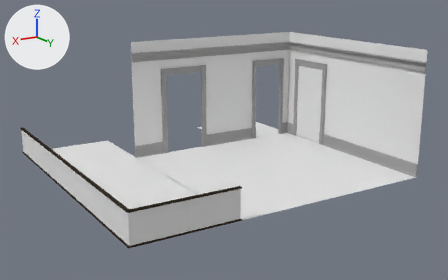
What one commit did to the Blender file Assets/models/floor_2/bedroom_n_w/bedroom02.blend.
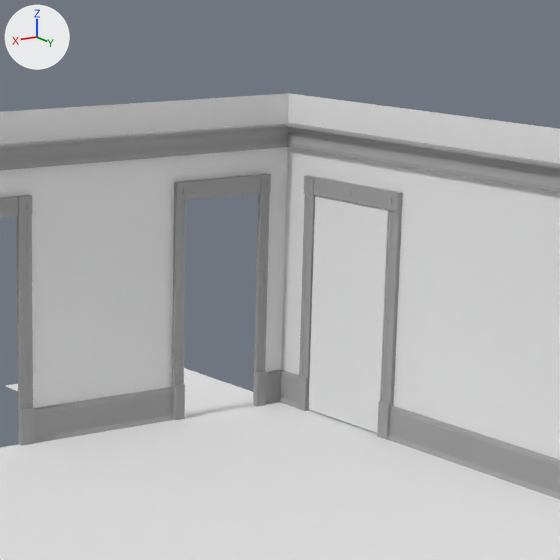
Old and new are each drawn whole from a 50 mm camera at (9.49, 35.82, 14.16) aimed at (-14.06, -1.77, 2.07) and again close up on the part from 44% to 84% of the width and 1% to 66% of the height. The axes (+X, +Y, +Z) are drawn at upper left. The lights are the same throughout.

The scene before the commit, as lines of its bpy script (objects in view):
```python
me_cube_007 = bpy.data.meshes.new('Cube.007')
me_cube_007.from_pydata(...)  # 216 vertices, 166 faces; spans x -3.2..-0.01, y -1.0..1.0, z -1.0..0.94
me_cube_007.materials.append(mat_wood_trim)  # its picture is missing
me_cube_012 = bpy.data.meshes.new('Cube.012')
me_cube_012.from_pydata(...)  # 216 vertices, 166 faces; spans x -3.2..-0.01, y -1.0..1.0, z -1.0..0.94
me_cube_012.materials.append(mat_wood_trim)  # its picture is missing
me_cube_022 = bpy.data.meshes.new('Cube.022')
me_cube_022.from_pydata(...)  # 216 vertices, 166 faces; spans x -3.2..-0.01, y -0.84..0.84, z -1.0..0.94
me_cube_022.materials.append(mat_wood_trim)  # its picture is missing
ob_doorway = bpy.data.objects.new('doorway', me_cube_007)
ob_doorway.location = (-24.42, -4.5, 3.5)
ob_doorway.rotation_euler = (0.0, 0.0, 3.142)  # degrees (0, 0, 180)
ob_doorway.scale = (0.0579, 2.0, 3.5)
ob_doorway_001 = bpy.data.objects.new('doorway.001', me_cube_012)
ob_doorway_001.location = (-13.85, -7.49, 3.5)
ob_doorway_001.rotation_euler = (0.0, 0.0, 4.712)  # degrees (0, 0, 270)
ob_doorway_001.scale = (0.0579, 2.0, 3.5)
ob_doorway_002 = bpy.data.objects.new('doorway.002', me_cube_022)
ob_doorway_002.location = (-22.08, -7.44, 3.5)
ob_doorway_002.rotation_euler = (0.0, 0.0, -1.571)  # degrees (0, 0, -90)
ob_doorway_002.scale = (0.0579, 1.91, 3.5)
# also in view: 'floor_board.001' at (-16.93, -7.41, 0.47); 'floor_board.002' at (-24.34, 0.0, 0.47); 'top_trim.003' at (-24.3, 0.0, 7.84); 'closet_foor' at (-21.43, -10.51, -0.04); 'top_trim.000' at (-16.93, -7.36, 7.84)
```
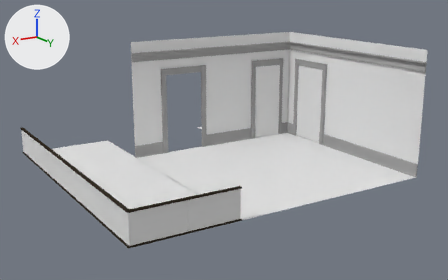
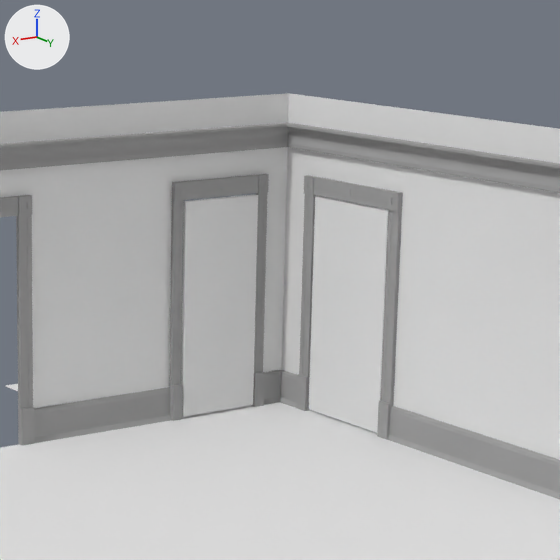
Commit message: nw_bedroom closet doors begun

Where the change shows, as pixel boxes (x1, y1, x2, y2) in the close-ups (560 x 560 px):
'Cube.002', added: after (181, 194, 258, 416)
'doorway.002', moved: before (172, 174, 271, 420); after (170, 174, 269, 421)
'closet_foor', unchanged, covered by the edit: before (6, 368, 253, 417); after (6, 384, 251, 417)

The change, as a diff of the scene's bpy script:
```diff
--- a/Assets/models/floor_2/bedroom_n_w/bedroom02.blend.py
+++ b/Assets/models/floor_2/bedroom_n_w/bedroom02.blend.py
@@ mat_closet_doors @@
+mat_closet_doors = diffuse_material('closet_doors')
+mat_closet_doors.base_color = (0.8, 0.8, 0.8)  # white #e7e7e7
@@ me_cube_044 @@
+me_cube_044.from_pydata([(-1.0, -1.92, -1.0), (-1.0, 0.08, -1.0), (-1.0, -1.92, 1.0), (-1.0, 0.08, 1.0), (0.0, 0.08, 1.0), (0.0, 0.08, -1.0), (0.0, -1.92, 1.0), (0.0, -1.92, -1.0)], [], [(2, 3, 1, 0), (6, 2, 0, 7), (6, 4, 3, 2), (3, 4, 5, 1), (0, 1, 5, 7)])
+me_cube_044.materials.append(mat_closet_doors)  # white #e7e7e7
@@ ob_doorway_002 @@
 ob_doorway_002 = bpy.data.objects.new('doorway.002', me_cube_022)
-ob_doorway_002.location = (-22.08, -7.44, 3.5)
+ob_doorway_002.location = (-22.0, -7.44, 3.5)
 ob_doorway_002.rotation_euler = (0.0, 0.0, -1.571)  # degrees (0, 0, -90)
@@ ob_cube_002 @@
+ob_cube_002 = bpy.data.objects.new('Cube.002', me_cube_044)
+ob_cube_002.location = (-22.0, -7.28, 3.15)
+ob_cube_002.scale = (1.24, 0.0964, 3.08)
+_m = ob_cube_002.modifiers.new('Mirror', 'MIRROR')
```
